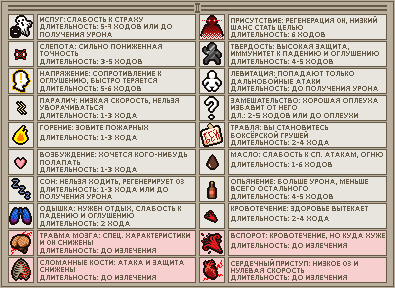
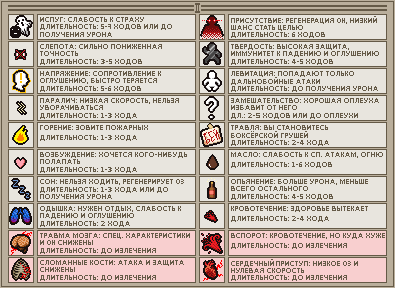
Before/after of a 395×288 layered artwork. What changed in the layer stack:
painted on "Layer 2" over left=40, top=17, right=379, bottom=165
